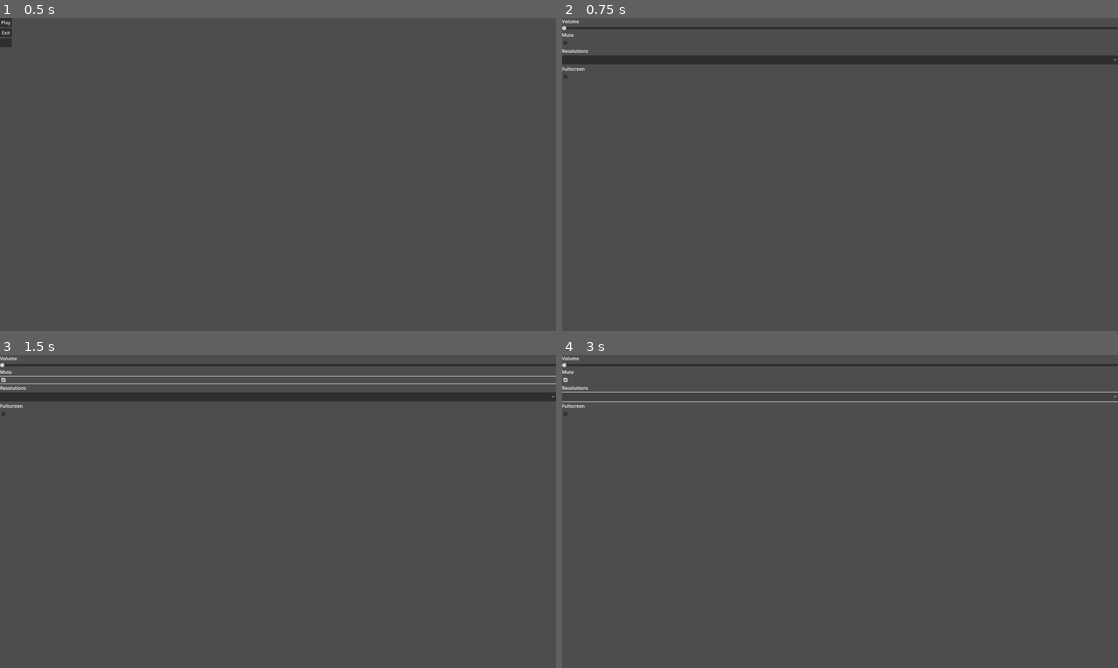
Above: before the commit, frames 1-4 (two rows, left to right).
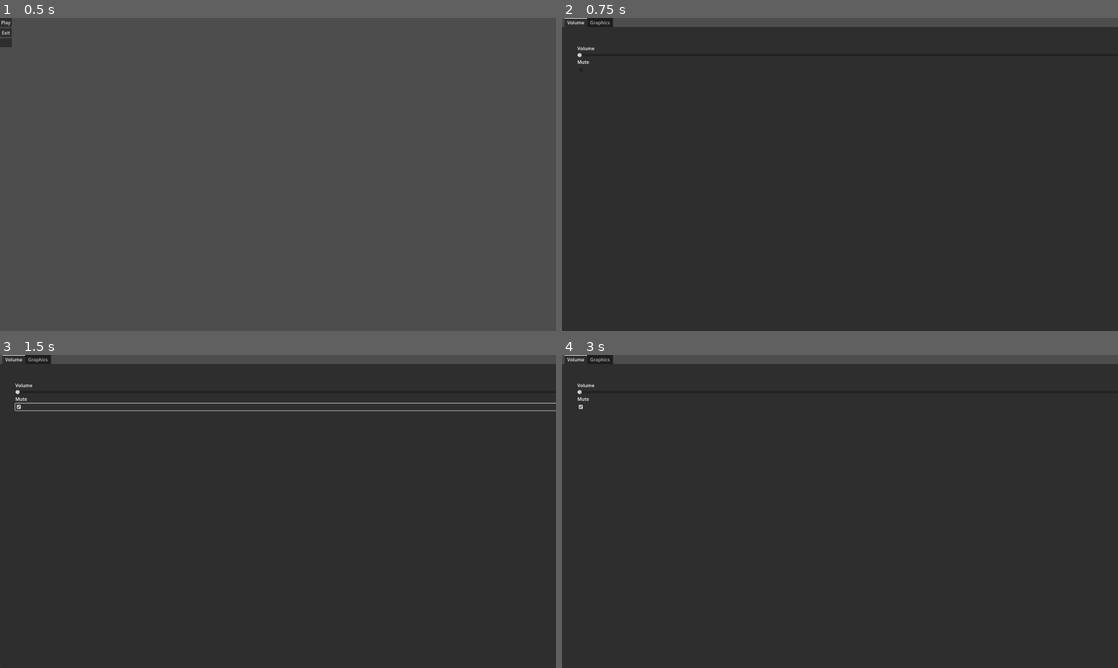
Above: after the commit, the same moments.

Repository: birugh/minimart
Game: Godot game, scene res://main_menu.tscn
The game is run twice, just before and just after one commit, with the same random seed, the same clock (stepped at 60 frames per second) and the same inputs.
Inputs (mouse positions are in pixels of both pictures, inside the frame that each line leads up to; where the layout moved, square brackets give the same spot in the first picture):
- Up to frame 1 (0.5 s): no input
- Up to frame 2 (0.75 s): click (567, 43) at 0.5 s
- Up to frame 3 (1.5 s): click (283, 408) [278, 380] at 1.25 s
- Up to frame 4 (3 s): click (840, 395) at 2.02 s; click (840, 395) at 2.77 s

Frame 1 is identical in both runs. In frame 2, 94% of the frame differs, in the area x 0-100%, y 0-100%; in frame 3, 93%; in frame 4, 94%.

Commit message:
Prototype settings done

Diff:
--- a/settings.tscn
+++ b/settings.tscn
@@ -11,36 +11,71 @@
 grow_vertical = 2
 script = ExtResource("1_qeedn")
 
-[node name="MarginContainer" type="MarginContainer" parent="."]
+[node name="TabContainer" type="TabContainer" parent="."]
 layout_mode = 1
 anchors_preset = 15
 anchor_right = 1.0
 anchor_bottom = 1.0
 grow_horizontal = 2
 grow_vertical = 2
+current_tab = 0
 
-[node name="VBoxContainer" type="VBoxContainer" parent="MarginContainer"]
+[node name="Volume" type="TabBar" parent="TabContainer"]
+layout_mode = 2
+metadata/_tab_index = 0
+
+[node name="MarginContainer" type="MarginContainer" parent="TabContainer/Volume"]
+layout_mode = 1
+anchors_preset = 15
+anchor_right = 1.0
+anchor_bottom = 1.0
+offset_left = 53.0
+offset_top = 62.0
+offset_bottom = -31.0
+grow_horizontal = 2
+grow_vertical = 2
+
+[node name="VBoxContainer" type="VBoxContainer" parent="TabContainer/Volume/MarginContainer"]
 layout_mode = 2
 
-[node name="Volume_Label" type="Label" parent="MarginContainer/VBoxContainer"]
+[node name="Volume_Label" type="Label" parent="TabContainer/Volume/MarginContainer/VBoxContainer"]
 layout_mode = 2
 text = "Volume"
 
-[node name="Volume" type="HSlider" parent="MarginContainer/VBoxContainer"]
+[node name="Volume" type="HSlider" parent="TabContainer/Volume/MarginContainer/VBoxContainer"]
 layout_mode = 2
 
-[node name="Volume_Mute_Label" type="Label" parent="MarginContainer/VBoxContainer"]
+[node name="Volume_Mute_Label" type="Label" parent="TabContainer/Volume/MarginContainer/VBoxContainer"]
 layout_mode = 2
 text = "Mute"
 
-[node name="Volume_Mute" type="CheckBox" parent="MarginContainer/VBoxContainer"]
+[node name="Volume_Mute" type="CheckBox" parent="TabContainer/Volume/MarginContainer/VBoxContainer"]
 layout_mode = 2
 
-[node name="Resolutions_Label" type="Label" parent="MarginContainer/VBoxContainer"]
+[node name="Graphics" type="TabBar" parent="TabContainer"]
+visible = false
+layout_mode = 2
+metadata/_tab_index = 1
+
+[node name="MarginContainer2" type="MarginContainer" parent="TabContainer/Graphics"]
+layout_mode = 1
+anchors_preset = 15
+anchor_right = 1.0
+anchor_bottom = 1.0
+offset_left = 53.0
+offset_top = 62.0
+offset_bottom = -31.0
+grow_horizontal = 2
+grow_vertical = 2
+
+[node name="VBoxContainer" type="VBoxContainer" parent="TabContainer/Graphics/MarginContainer2"]
+layout_mode = 2
+
+[node name="Resolutions_Label" type="Label" parent="TabContainer/Graphics/MarginContainer2/VBoxContainer"]
 layout_mode = 2
 text = "Resolutions"
 
-[node name="Resolutions" type="OptionButton" parent="MarginContainer/VBoxContainer"]
+[node name="Resolutions" type="OptionButton" parent="TabContainer/Graphics/MarginContainer2/VBoxContainer"]
 layout_mode = 2
 item_count = 3
 popup/item_0/text = "1920x1080"
@@ -49,15 +84,15 @@
 popup/item_2/text = "1280x720"
 popup/item_2/id = 2
 
-[node name="Fullscreen_Label2" type="Label" parent="MarginContainer/VBoxContainer"]
+[node name="Fullscreen_Label2" type="Label" parent="TabContainer/Graphics/MarginContainer2/VBoxContainer"]
 layout_mode = 2
 text = "Fullscreen
 "
 
-[node name="Fullscreen" type="CheckBox" parent="MarginContainer/VBoxContainer"]
+[node name="Fullscreen" type="CheckBox" parent="TabContainer/Graphics/MarginContainer2/VBoxContainer"]
 layout_mode = 2
 
-[connection signal="value_changed" from="MarginContainer/VBoxContainer/Volume" to="." method="_on_volume_value_changed"]
-[connection signal="toggled" from="MarginContainer/VBoxContainer/Volume_Mute" to="." method="_on_check_box_toggled"]
-[connection signal="item_selected" from="MarginContainer/VBoxContainer/Resolutions" to="." method="_on_resolutions_item_selected"]
-[connection signal="toggled" from="MarginContainer/VBoxContainer/Fullscreen" to="." method="_on_fullscreen_toggled"]
+[connection signal="value_changed" from="TabContainer/Volume/MarginContainer/VBoxContainer/Volume" to="." method="_on_volume_value_changed"]
+[connection signal="toggled" from="TabContainer/Volume/MarginContainer/VBoxContainer/Volume_Mute" to="." method="_on_check_box_toggled"]
+[connection signal="item_selected" from="TabContainer/Graphics/MarginContainer2/VBoxContainer/Resolutions" to="." method="_on_resolutions_item_selected"]
+[connection signal="toggled" from="TabContainer/Graphics/MarginContainer2/VBoxContainer/Fullscreen" to="." method="_on_fullscreen_toggled"]
